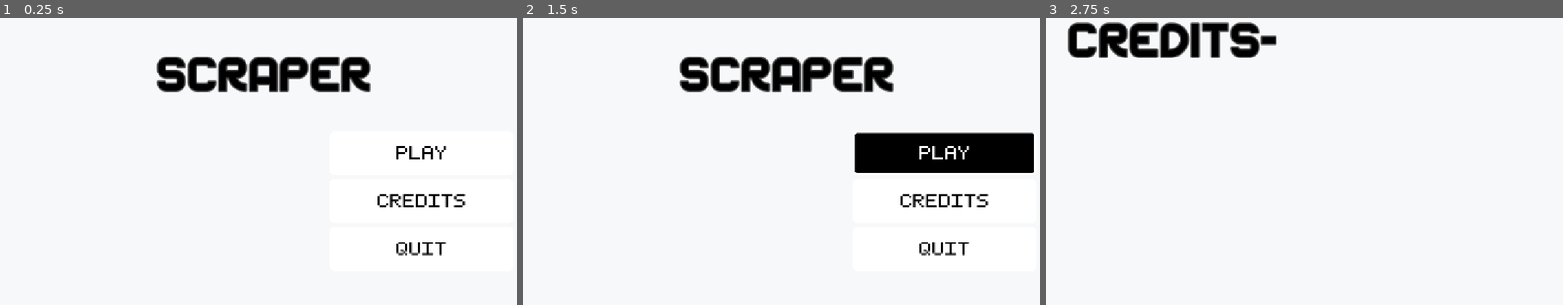
Above: before the commit, frames 1-3 (left to right).
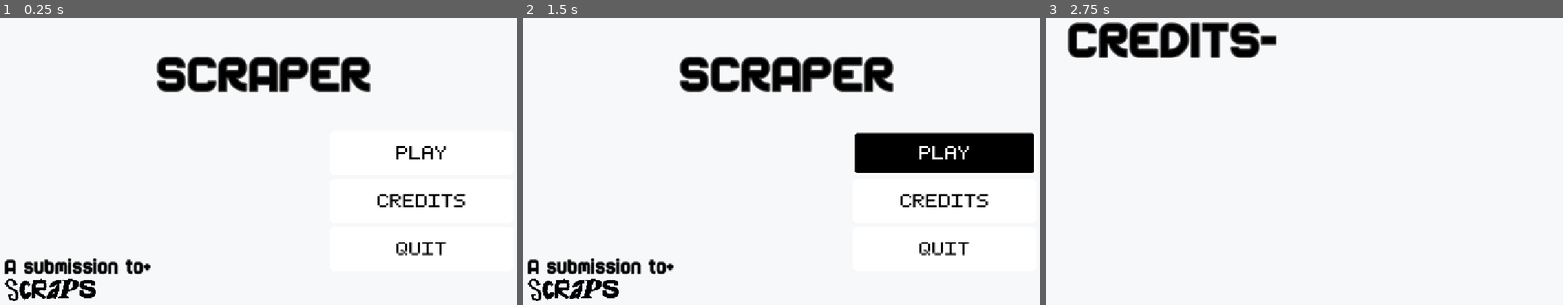
Above: after the commit, the same moments.

Repository: Mk1A-Falcon/Scraper
Game: Godot game, scene res://scenes/main_menu.tscn
The game is run twice, just before and just after one commit, with the same random seed, the same clock (stepped at 60 frames per second) and the same inputs.
Inputs (mouse positions are in pixels of both pictures, inside the frame that each line leads up to):
- Up to frame 1 (0.25 s): no input
- Up to frame 2 (1.5 s): click (946, 152) at 0.5 s; click (946, 152) at 1.25 s
- Up to frame 3 (2.75 s): click (1469, 201) at 2 s

The runs differ from the first frame. In frame 1, 1.6% of the frame differs, in the area x 0-30%, y 83-99%; in frame 2, 1.6%; in frame 3, nothing differs.

Commit message:
Added the scrap_logo (will be restructuring later)

Diff:
--- a/scenes/main_menu.tscn
+++ b/scenes/main_menu.tscn
@@ -12,6 +12,7 @@
 [ext_resource type="Texture2D" uid="uid://djymp7yovtnns" path="res://assets/buttons/labeled/button_credits_normal.png" id="7_flqon"]
 [ext_resource type="Texture2D" uid="uid://d2lqts5yskr66" path="res://assets/buttons/labeled/button_quit_normal.png" id="7_jk1qb"]
 [ext_resource type="Texture2D" uid="uid://cu4kxhj4hsn7n" path="res://assets/buttons/labeled/button_quit_hover.png" id="8_5dd4i"]
+[ext_resource type="Texture2D" uid="uid://d2d1emylurri0" path="res://assets/scraps_logo.png" id="13_rcqid"]
 
 [node name="Main_Menu" type="Node2D" unique_id=1743025386]
 script = ExtResource("1_flqon")
@@ -62,6 +63,27 @@
 texture_pressed = ExtResource("6_tbmy8")
 texture_hover = ExtResource("7_jk1qb")
 
+[node name="SCRAPER2" type="RichTextLabel" parent="." unique_id=782022073]
+offset_left = 9.0
+offset_top = 545.0
+offset_right = 468.0
+offset_bottom = 655.0
+theme_override_colors/default_color = Color(0, 0, 0, 1)
+theme_override_colors/font_outline_color = Color(0.29954717, 0.29954758, 0.29954743, 1)
+theme_override_constants/outline_size = 4
+theme_override_fonts/normal_font = ExtResource("2_ekxnf")
+theme_override_font_sizes/normal_font_size = 38
+text = "A submission to+
+"
+fit_content = true
+scroll_active = false
+autowrap_mode = 0
+
+[node name="ScrapsLogo" type="Sprite2D" parent="." unique_id=135718708]
+position = Vector2(108, 614)
+scale = Vector2(0.08, 0.08)
+texture = ExtResource("13_rcqid")
+
 [connection signal="pressed" from="VBoxContainer/Play" to="." method="_on_play_pressed"]
 [connection signal="pressed" from="VBoxContainer/Credits" to="." method="_on_credits_pressed"]
 [connection signal="pressed" from="VBoxContainer/Quit" to="." method="_on_quit_pressed"]
